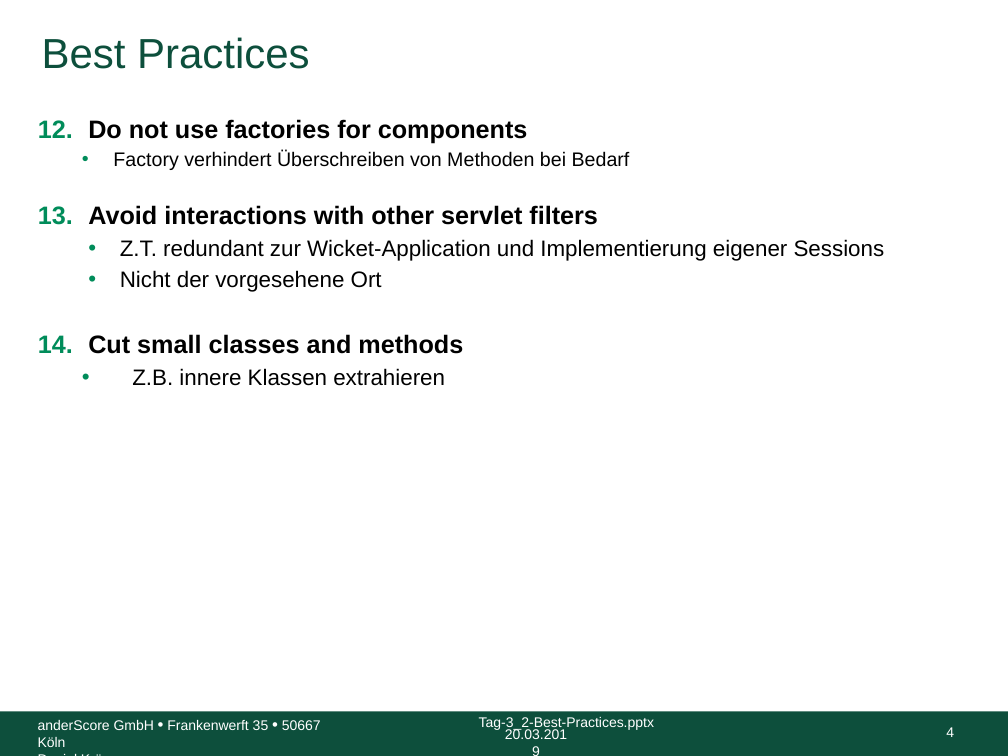
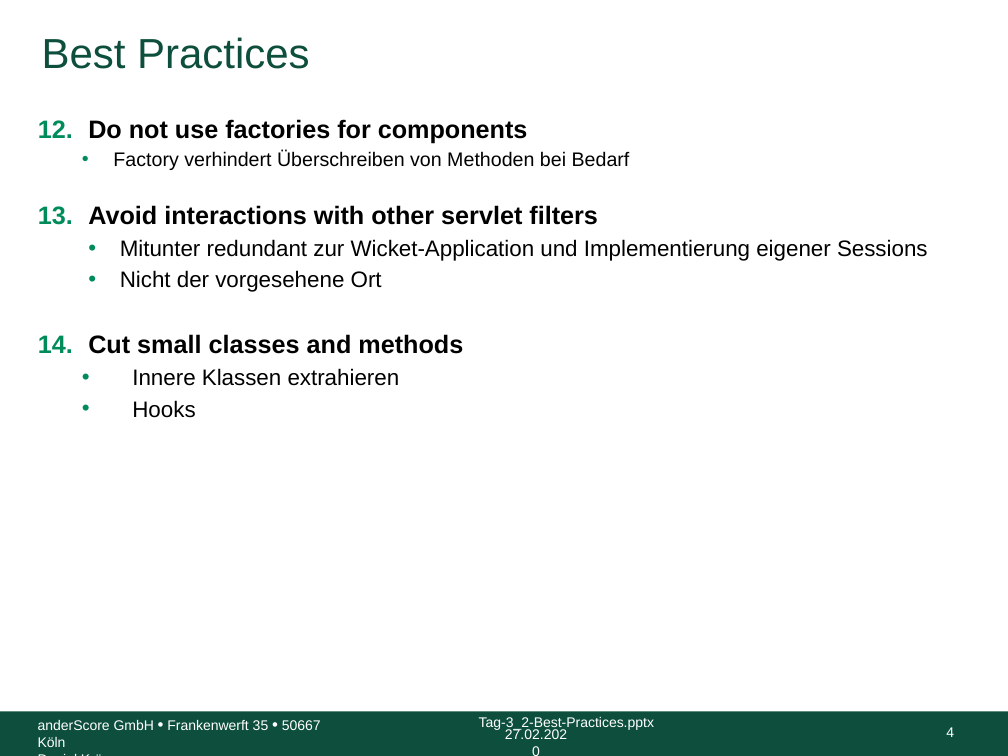
Before and after one commit to anderscore-gmbh/wicket-training, a slide deck: slide 4 of slides/Tag-3_2-Best-Practices.pptx. Drawn at 1008x756 pixels with LibreOffice and Linux fonts; fonts in the diff are those of the drawing; background and template pictures are left out. Boxes give left, top, right and bottom in pixels: in the first picture for what was removed or moved away, otherwise in the second. Text is boxed around its words. In the diff, an @@ line names an element or a change of style, - is before the commit and + after.

```diff
--- a/slides/Tag-3_2-Best-Practices.pptx
+++ b/slides/Tag-3_2-Best-Practices.pptx
@@ text at <box>120,239,928,261</box>: text changed @@
-  • Z.T. redundant zur Wicket-Application und Implementierung eigener Sessions
+  • Mitunter redundant zur Wicket-Application und Implementierung eigener Sessions
@@ text at <box>132,368,400,418</box>: text changed @@
-  • Z.B. innere Klassen extrahieren
+  • Innere Klassen extrahieren
+  • Hooks
@@ text at <box>505,729,567,739</box>: text changed @@
-20.03.2019
+27.02.2020
```
Also in this commit, not shown: 3 other slides changed, 4 other files.
